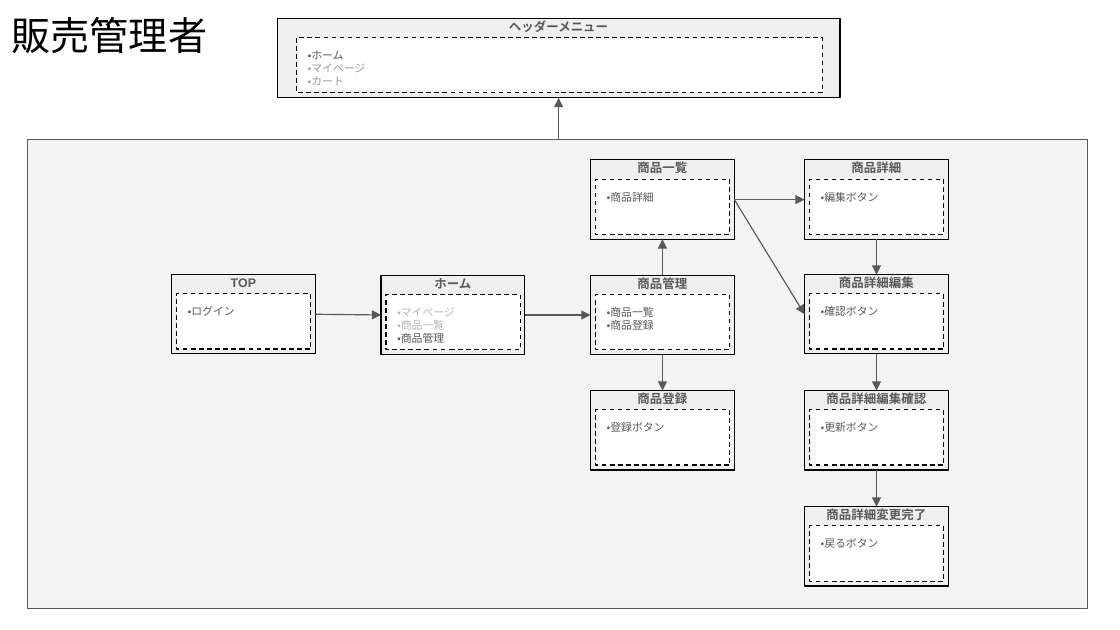
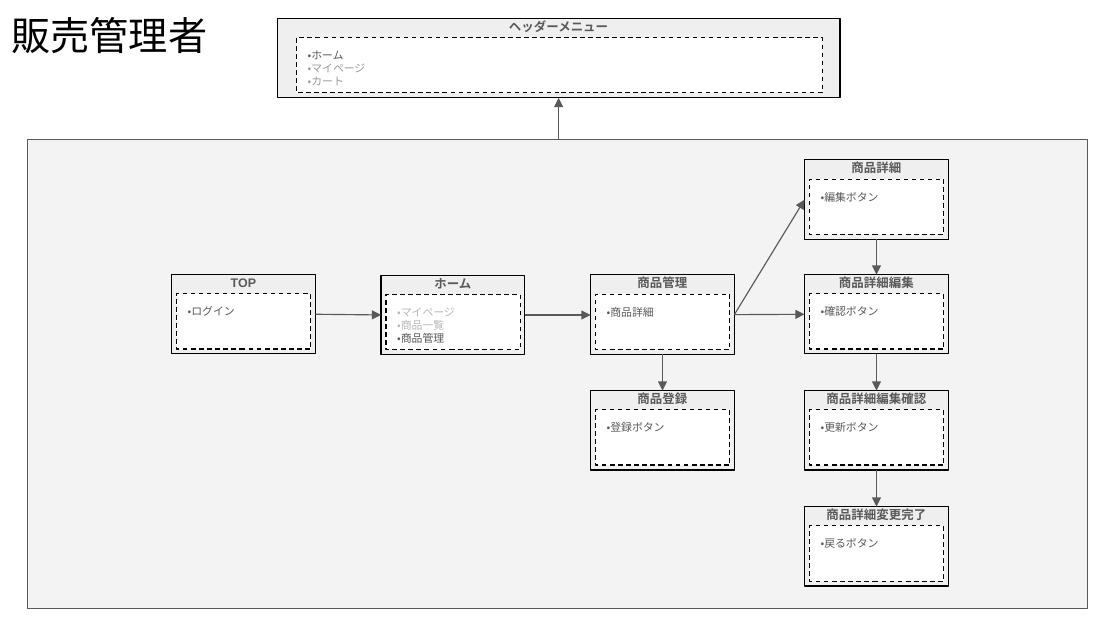
Before and after one commit to LycorisR/EC_docs, a slide deck: slide 4 of 画面遷移図.pptx. Drawn at 1120x630 pixels with LibreOffice and Linux fonts; fonts in the diff are those of the drawing. Boxes give left, top, right and bottom in pixels: in the first picture for what was removed or moved away, otherwise in the second. Text is boxed around its words. In the diff, an @@ line names an element or a change of style, - is before the commit and + after.

```diff
--- a/画面遷移図.pptx
+++ b/画面遷移図.pptx
@@ rectangle removed at [590, 160, 734, 240] @@
@@ rectangle removed at [596, 179, 730, 234] @@
@@ text removed at [637, 159, 687, 173] @@
-商品一覧
@@ arrow moved from (735, 199) - (804, 315) to (735, 315) - (804, 199) @@
@@ arrow removed from (663, 276) to (663, 240) @@
@@ text "・商品詳細": place and size @@
-text "・商品詳細" at [607, 192, 654, 202]
+text "・商品詳細" at [607, 307, 654, 317]
@@ text removed at [607, 307, 654, 330] @@
-・商品一覧
-・商品登録
@@ arrow moved from (735, 199) - (804, 199) to (735, 315) - (804, 315) @@
```
Also in this commit, not shown: 2 other slides changed, 12 other files.
